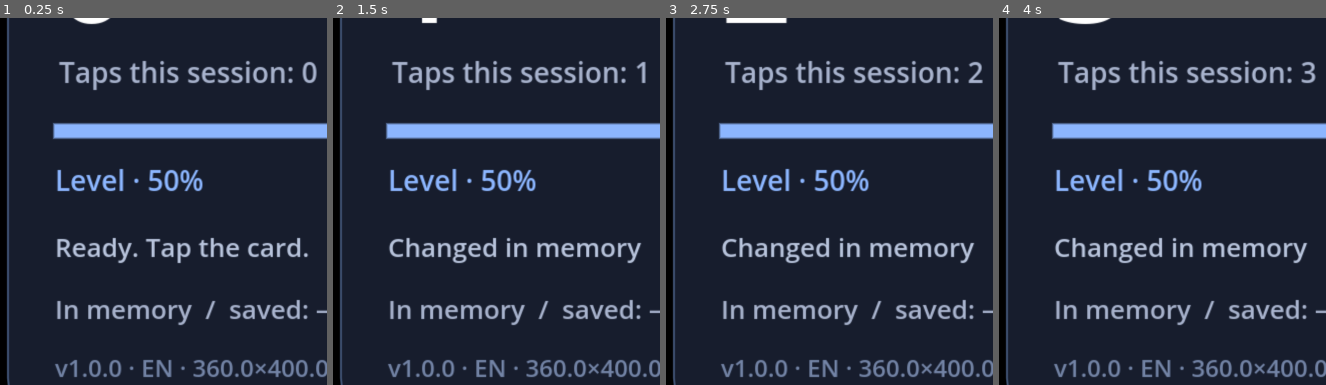
Above: before the commit, frames 1-4 (left to right).
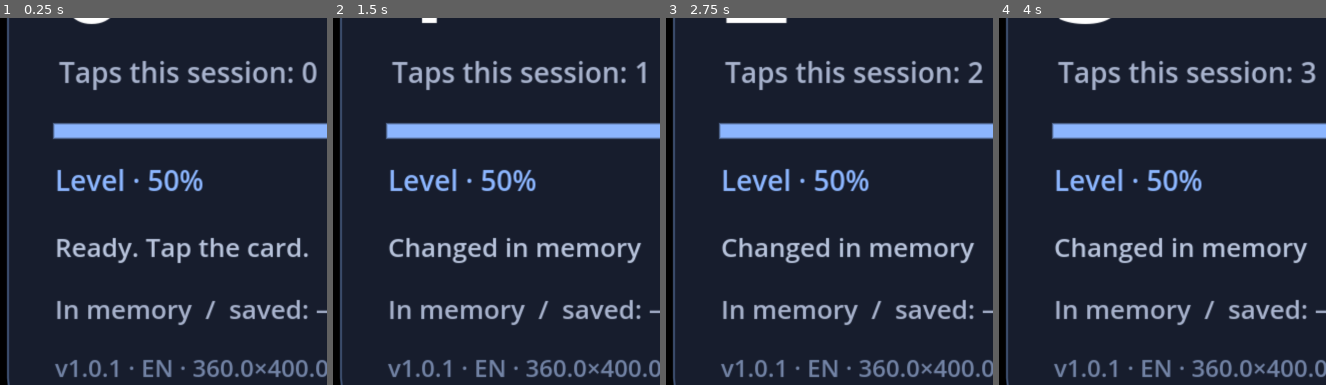
Above: after the commit, the same moments.

Repository: baldej-droid/mywidget-library
Game: Godot game, scene res://main.tscn
Same seed, same stepped clock (60 frames per second), same inputs: the game is played once before the commit and once after it.
Inputs (mouse positions are % of the whole screen's width and height, from its top left):
- Up to frame 1 (0.25 s): no input
- Up to frame 2 (1.5 s): tap Enter at 0.5 s; move the mouse to (74, 45) at 0.52 s; click (74, 45) at 0.67 s; tap Space at 1.25 s; drag from (28, 55) to (44, 72) at 1.27 s
- Up to frame 3 (2.75 s): move the mouse to (61, 26) at 2.02 s; click (61, 26) at 2.17 s
- Up to frame 4 (4 s): tap Enter at 2.75 s; drag from (44, 72) to (17, 34) at 2.77 s; tap Space at 3.5 s; move the mouse to (83, 66) at 3.52 s; click (83, 66) at 3.67 s
The pictures show only the part of the screen within x 0-50%, y 42-92%; the shares and areas given below are measured in that part.

The runs differ from the first frame. In frame 1, 0.1% of the frame differs, in the area x 33-38%, y 93-98%; in frame 2, 0.1%; in frame 3, 0.1%; in frame 4, 0.1%.

Commit message:
Fix reading saved JSON through Android JavaObject

Diff:
--- a/sources/demo/metadata.json
+++ b/sources/demo/metadata.json
@@ -1,7 +1,7 @@
 {
   "name": {"en": "API Demo", "ru": "Демо API"},
   "magicId": "com.baldeeej.api-demo",
-  "version": "1.0.0",
+  "version": "1.0.1",
   "author": "baldeeej",
   "description": "Working examples of MyWidget controls, persistent and in-memory state, RU/EN, media, notifications, window APIs, and graceful shutdown. / Примеры API MyWidget: меню, память и сохранения, RU/EN, изображения, уведомления, окно и завершение.",
   "created": "2026-10-21T00:00:00Z",
--- a/sources/demo/state.gd
+++ b/sources/demo/state.gd
@@ -23,6 +23,6 @@
 		return normalize(null)
 	if value is Dictionary:
 		return normalize(value)
-	# Android getWidgetData can return JavaObject wrapping JSONObject.
-	var text: String = value.toString() if value is Object and value.has_method("toString") else str(value)
+	# JavaObject resolves Java methods dynamically; has_method("toString") is false even when the call works.
+	var text: String = value.toString() if value is Object else str(value)
 	return normalize(JSON.parse_string(text))
